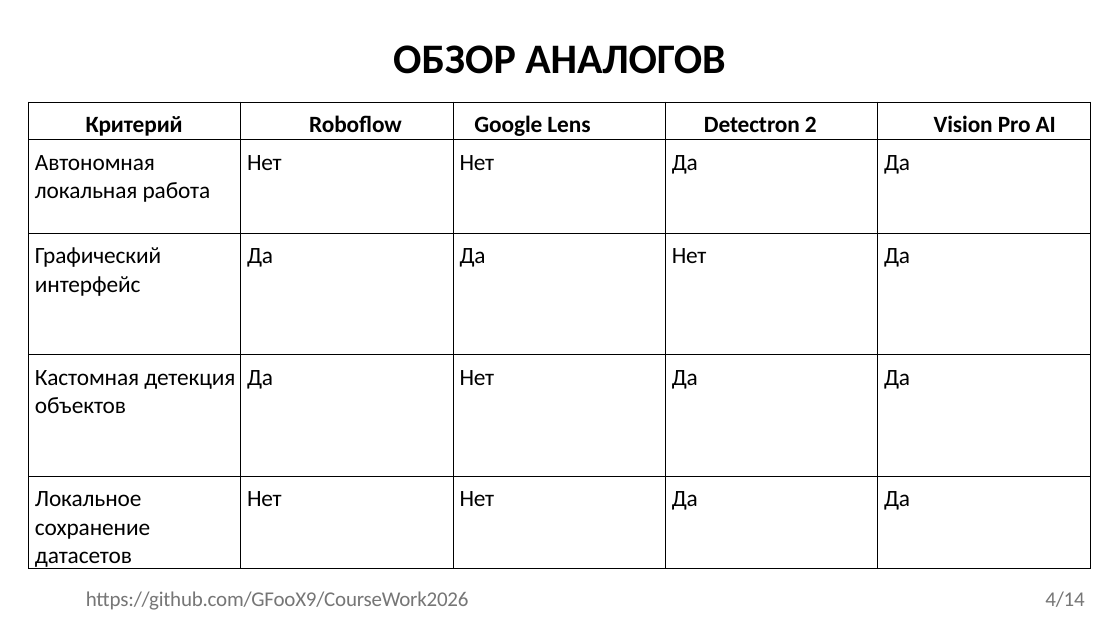
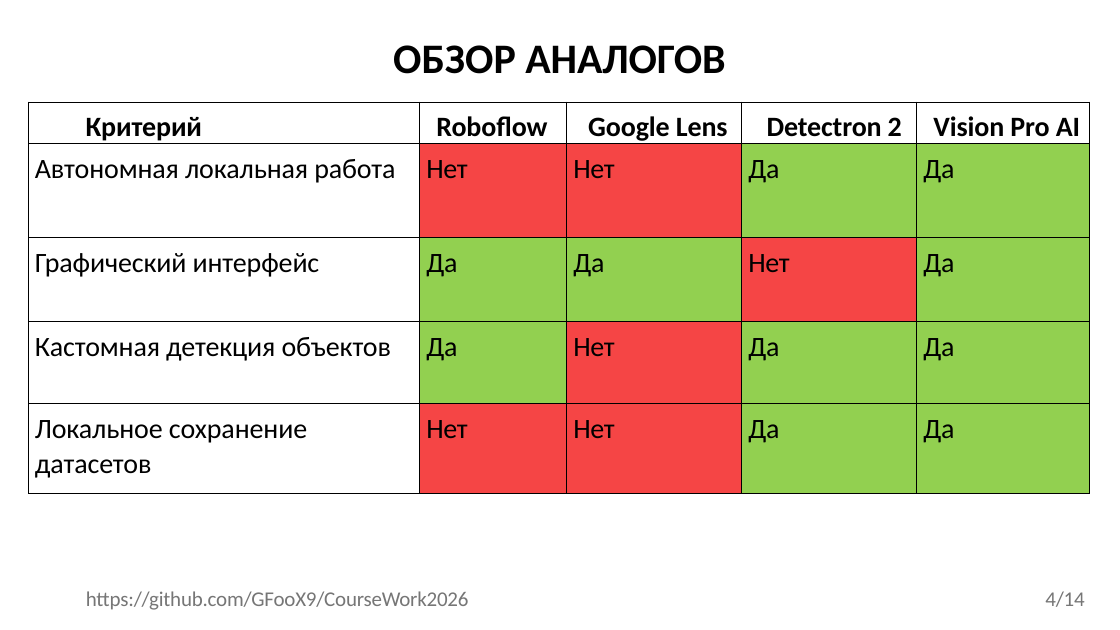
Before and after one commit to GFooX9/CourseWork2026, a slide deck: slide 4 of Documentation/Official documents/PPTX/Презентация курсовой работы.pptx. Drawn at 1120x630 pixels with LibreOffice and Linux fonts; fonts in the diff are those of the drawing. Boxes give left, top, right and bottom in pixels: in the first picture for what was removed or moved away, otherwise in the second. Text is boxed around its words. In the diff, an @@ line names an element or a change of style, - is before the commit and + after.

```diff
--- a/Documentation/Official documents/PPTX/Презентация курсовой работы.pptx
+++ b/Documentation/Official documents/PPTX/Презентация курсовой работы.pptx
@@ table at (x1=29, y1=103, x2=1089, y2=494) @@
@@ fill none to #F54545 in 6 cells @@
@@ fill none to #92D050 in 10 cells @@
@@ size 20 to 24 pt @@
@@ indent changed @@
```
Also in this commit, not shown: 3 other slides changed, 6 other files.
